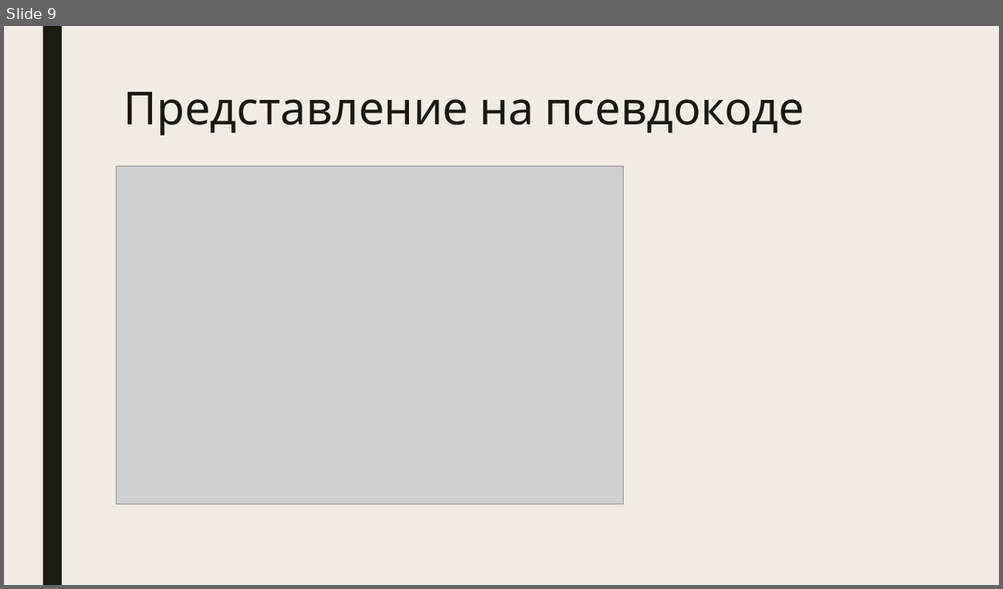
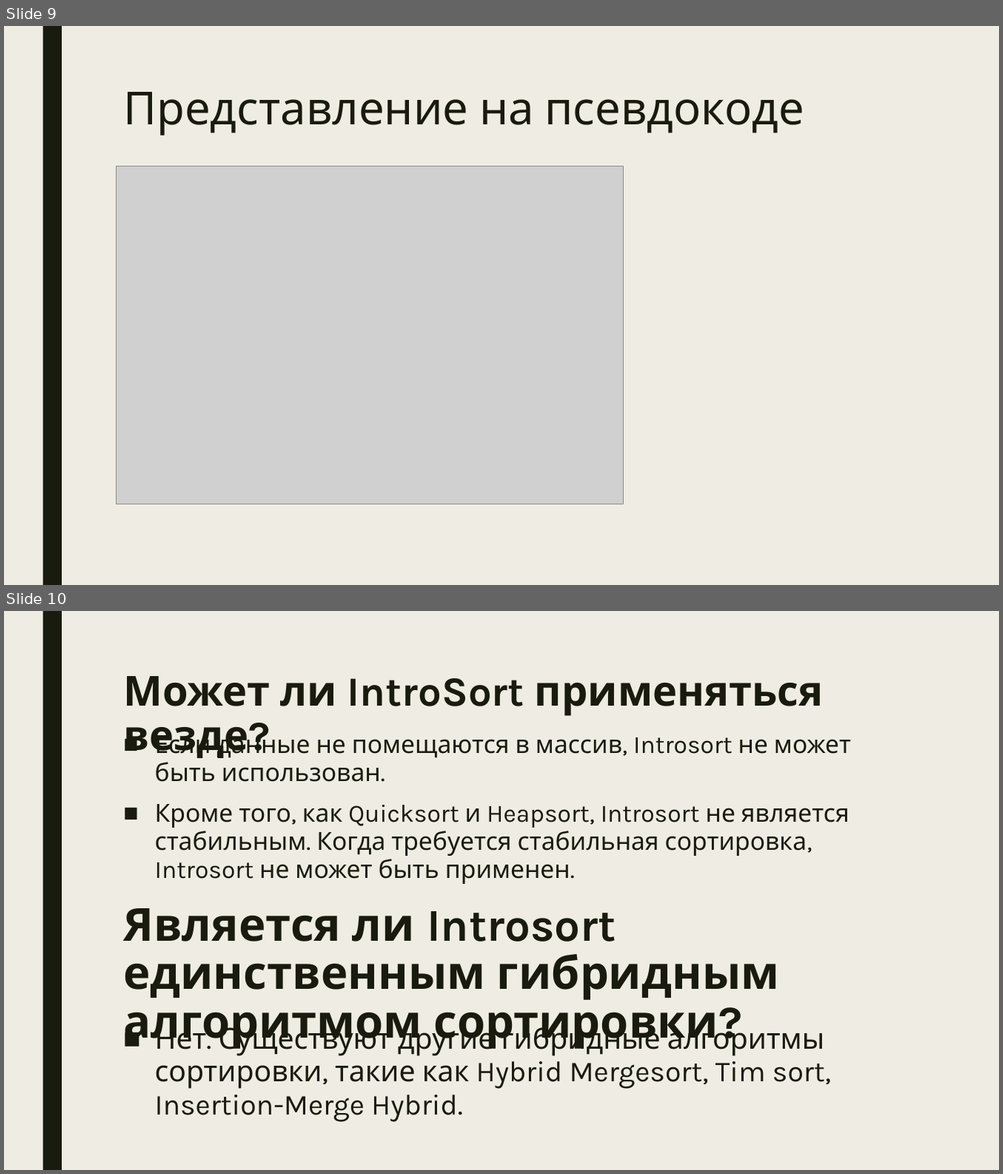
Before and after one commit to shurikk77/Project1, a slide deck: dz5/Introsort RIBO-02-20 Tikhonov A..pptx. Shown one above the other, each under a label of ours: slide 9 before the commit, slides 9 and 10 after it. The pictures are 1003x589 and 1003x1174 pixels, drawn with LibreOffice and Linux fonts; fonts in the diff are those of the drawing; grey boxes stand for pictures. Boxes give left, top, right and bottom in pixels: in the first picture for what was removed or moved away, otherwise in the second. Text is boxed around its words. In the diff, an @@ line names an element or a change of style, - is before the commit and + after.

```diff
--- a/dz5/Introsort RIBO-02-20 Tikhonov A..pptx
+++ b/dz5/Introsort RIBO-02-20 Tikhonov A..pptx
@@ slide 10 added at [4,611,999,1170], background #EFEDE3; not listed: 1 template element that a slide beside it also shows @@
@@ title added at [123,676,823,758], 40 pt, text #191B0E, bold @@
+Может ли IntroSort применяться везде?
@@ text added at [155,738,851,884], 24 pt, text #191B0E @@
+■ Если данные не помещаются в массив, Introsort не может быть использован.
+■ Кроме того, как Quicksort и Heapsort, Introsort не является стабильным. Когда требуется стабильная сортировка, Introsort не может быть применен.
@@ text added at [123,908,779,1051], 44 pt, text #191B0E, bold @@
+Является ли Introsort единственным гибридным алгоритмом сортировки?
@@ text added at [155,1022,831,1122], 28 pt, text #191B0E @@
+■ Нет. Существуют другие гибридные алгоритмы сортировки, такие как Hybrid Mergesort, Tim sort, Insertion-Merge Hybrid.
```
